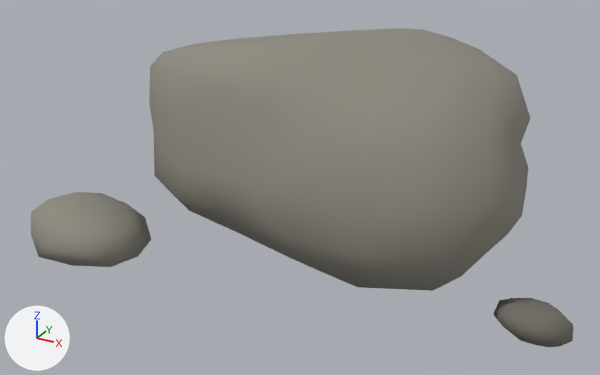
Two versions of the glTF model game/assets/models/rock_c.glb, one commit apart.
One viewpoint serves both versions: a camera (50 mm lens) standing at (1.81, -3.65, 2.1) and looking at (-0.12, -0.14, 0.34). The axes (+X, +Y, +Z) are drawn at lower left. The lights are the same throughout. The older version comes first. Where no turn or scale is listed for an object, it has been applied to the vertices. Vertices at exactly the same position are counted once.

Script lines for the objects in view, before the commit:
```python
mat_m_rock = principled_material('M_Rock')
mat_m_rock.base_color = (0.27, 0.258, 0.216)  # grey #8e8b80
mat_m_rock.roughness = 0.9
me_icosphere = bpy.data.meshes.new('Icosphere')
me_icosphere.from_pydata(...)  # 246 vertices, 480 faces; spans x -1.45..1.38, y -1.0..0.86, z 0.0..1.18
# faces by material slot: [400, 80]
me_icosphere.materials.append(mat_m_rock)  # grey #8e8b80
me_icosphere.materials.append(mat_m_rockdark)  # grey #737067
ob_rock_c_mesh = bpy.data.objects.new('rock_c_mesh', me_icosphere)
ob_rock_c_mesh.location = (0.0, 0.0, 0.0)
```
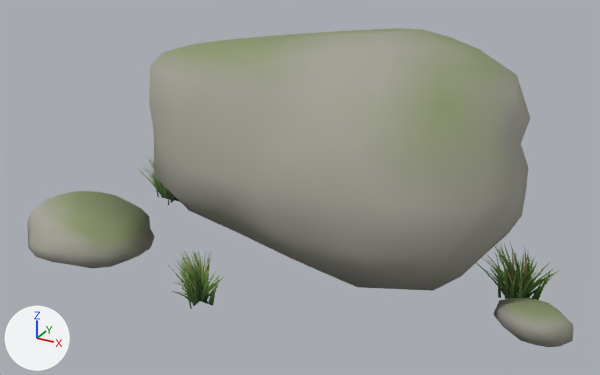
Location of each change, (x1, y1, x2, y2) in pixels of the pictures (600 x 375 px):
'rock_c_mesh', recoloured, reshaped
    before: (31, 28, 573, 347)
    after: (27, 28, 573, 347)
part 1 of me_icosphere, built on
    before: (31, 192, 151, 267)
    after: (27, 157, 180, 268)
part 2 of me_icosphere, added (green)
    after: (476, 243, 559, 300)
part 3 of me_icosphere, added (green)
    after: (167, 249, 224, 309)
part 4 of me_icosphere, recoloured
    both: (494, 298, 573, 347)

The change, as a list of edits to the scene's bpy script:
```text
Add img_grass:
    img_grass = load_image('grass', '_unpacked/grass', 512, 256, 'sRGB')
Change mat_m_rock:
    where n0 = _N.new('ShaderNodeBsdfPrincipled'); n0.name = 'Principled BSDF'
    remove n0.inputs[0].default_value = (0.27, 0.258, 0.216, 1.0)  # 'Base Color', grey #8e8b80
    add n2 = _N.new('ShaderNodeMix'); n2.name = 'Mix'
    add n2.data_type = 'RGBA'
    add n2.blend_type = 'MULTIPLY'
    add n2.inputs[0].default_value = 1.0  # 'Factor'
    add n2.inputs[7].default_value = (0.392, 0.381, 0.328, 1.0)  # 'B', grey #a8a69b
    add n3 = _N.new('ShaderNodeVertexColor'); n3.name = 'Color Attribute'
    add _L.new(n2.outputs[2], n0.inputs[0])  # 'Result' to 'Base Color'
    add _L.new(n3.outputs[0], n2.inputs[6])  # 'Color' to 'A'
Add mat_m_grass:
    mat_m_grass = bpy.data.materials.new('M_Grass')
    # uses the picture img_grass
Change me_icosphere:
    used by ob_rock_c_mesh; location = (0.0, 0.0, 0.0)
    verts and faces of me_icosphere; kept vertices keep their numbers, new ones are numbered from 246
    remove me_icosphere.from_pydata(...)  # 246 vertices, 480 faces; spans x -1.45..1.38, y -1.0..0.86, z 0.0..1.18
    add me_icosphere.from_pydata(...)  # 414 vertices, 752 faces; spans x -1.47..1.38, y -1.11..1.15, z 0.0..1.18
    me_icosphere part 1
    10 vertices are removed from x -1.42..-0.73, y -1.0..-0.46, z 0.01..0.26
    80 faces are deleted
    142 vertices are added at x -1.47..-0.7, y -1.03..0.27, z 0.0..0.35
    320 new faces join them, mat_m_rock
    8 new faces join them, mat_m_grass
    me_icosphere part 2
    add verts[255] = (0.86, -0.17, 0.0)
    add verts[256] = (0.85, -0.18, 0.17)
    add verts[257] = (0.8, -0.21, 0.34)
    add for new, old in zip([258, 259, 260], [255, 256, 257]): verts[new] = verts[old] + (0.42, 0.04, 0.0)
    add verts[400] = (1.11, -0.32, 0.0)
    add verts[401] = (1.07, 0.03, 0.0)
    add verts[402] = (1.1, -0.32, 0.14)  # pixel (517, 294)
    add verts[403] = (1.06, 0.02, 0.14)  # pixel (528, 260)
    add verts[404] = (1.08, -0.33, 0.28)
    add verts[405] = (1.04, 0.01, 0.28)
    add faces += [(255, 258, 259), (255, 259, 256), (256, 259, 260), (256, 260, 257), (401, 402, 403), (400, 402, 401)]  # mat_m_grass
    add faces += [(403, 404, 405), (402, 404, 403)]  # mat_m_grass
    me_icosphere part 3
    add verts[261] = (-0.43, -0.87, 0.0)  # pixel (171, 291)
    add verts[262] = (-0.44, -0.87, 0.14)  # pixel (167, 265)
    add verts[263] = (-0.47, -0.88, 0.29)
    add for new, old in zip([264, 265, 266], [261, 262, 263]): verts[new] = verts[old] + (0.35, -0.01, 0.0)
    add verts[292] = (-0.27, -0.69, 0.0)  # pixel (219, 283)
    add verts[293] = (-0.28, -0.7, 0.15)
    add verts[294] = (-0.31, -0.73, 0.3)
    add for new, old in zip([295, 296, 297], [292, 293, 294]): verts[new] = verts[old] + (0.02, -0.38, 0.0)
    add faces += [(261, 264, 265), (261, 265, 262), (262, 265, 266), (262, 266, 263), (292, 296, 293), (292, 295, 296)]  # mat_m_grass
    add faces += [(293, 297, 294), (293, 296, 297)]  # mat_m_grass
    me_icosphere part 4: 80 faces spanning x 1.04..1.38, y -0.55..-0.26, z 0.0..0.16 switch from mat_m_rockdark (grey #737067) to mat_m_rock
    other edits to the shape of me_icosphere do not show in these pictures
    add me_icosphere.materials.append(mat_m_grass)
```
